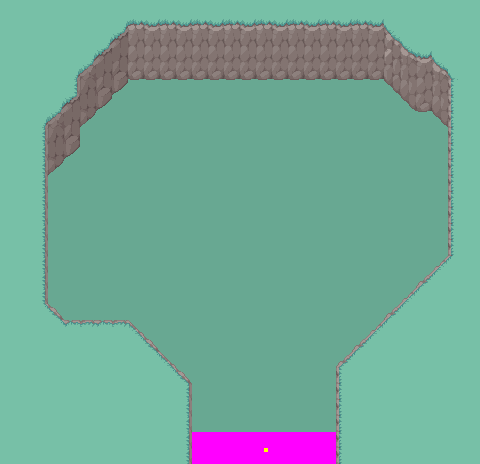
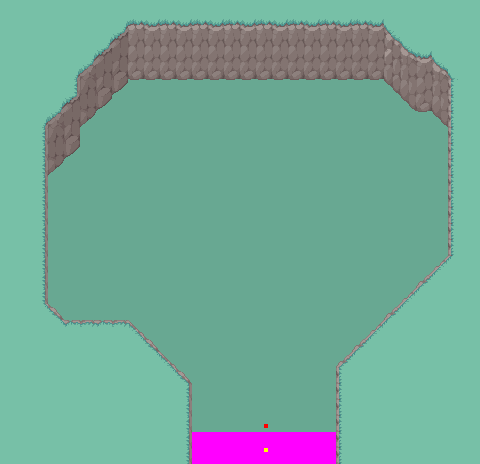
Two versions of the same layered image (480x464). Layer-by-layer changes:
added layer "Layer 33" above "콜리전_그린필드로" over (x1=264, y1=424, x2=268, y2=428)
